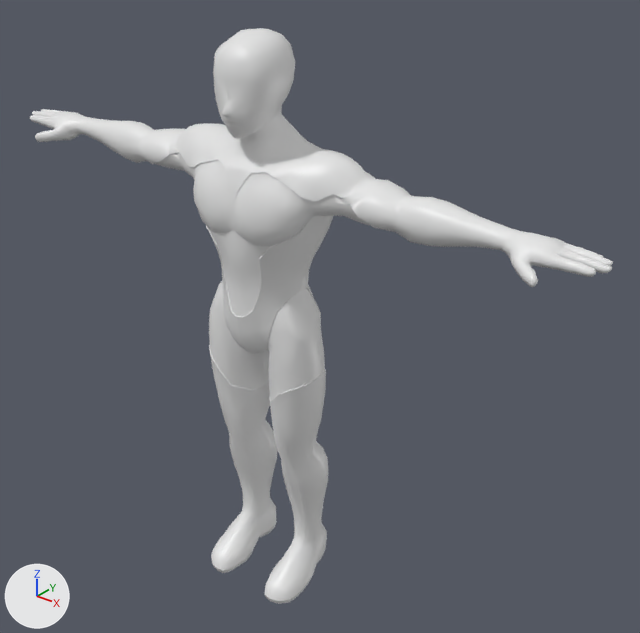
The glTF model Front/model/perso_run.glb: old version first, new version second.
Camera for both pictures: a camera (50 mm lens) standing at (1.73, -1.89, 2.21) and looking at (0.12, 0.12, 0.96). The lights are fixed; the arrows at lower left show +X, +Y and +Z. Where no turn or scale is listed for an object, it has been applied to the vertices.

Objects in the first picture: 'Body'.
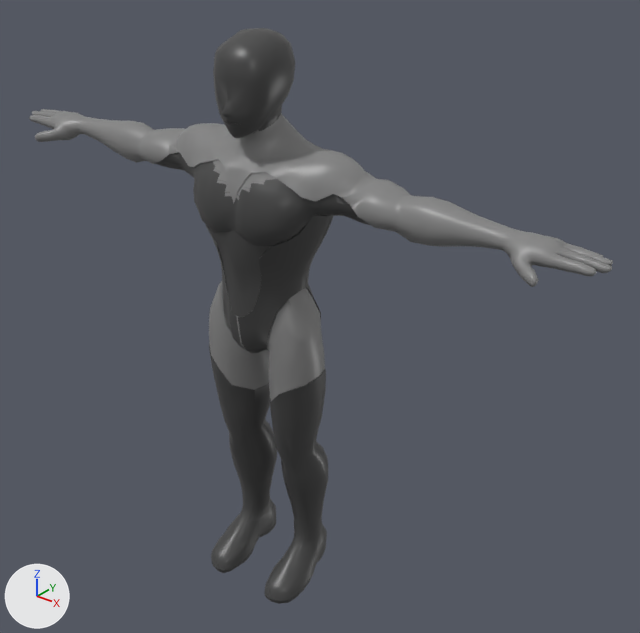
Where the newer file only moved an object's origin or applied its transform, the numbers keep the older frame.

Pixel boxes [x1, y1, x2, y2] of what changed, in the pictures (640 x 633 px):
'Body', surface changed (white to grey)
    both: [29, 28, 613, 604]

The change in detail:
Picture 'A-Outline' (img_a_outline) is new.
In material 'A-Outline.001' (mat_a_outline_001), base_color is no longer (0.8, 0.8, 0.8), white #e7e7e7.
In material 'A-Outline.001' (mat_a_outline_001), texture is now set to img_a_outline.
